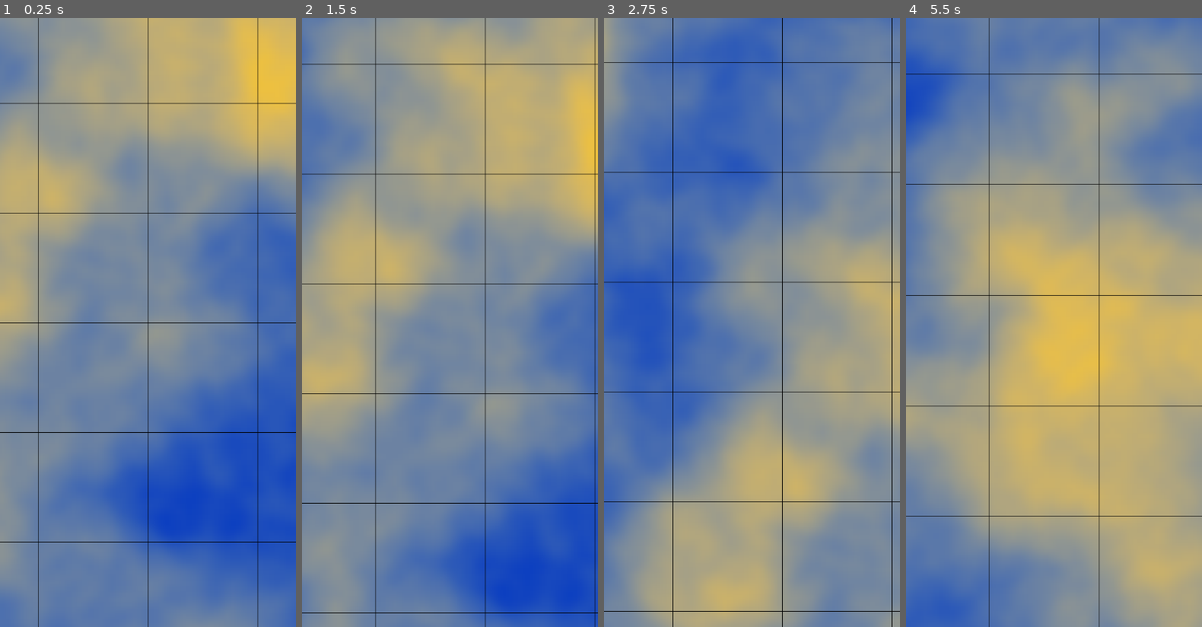
Above: before the commit, frames 1-4 (left to right).
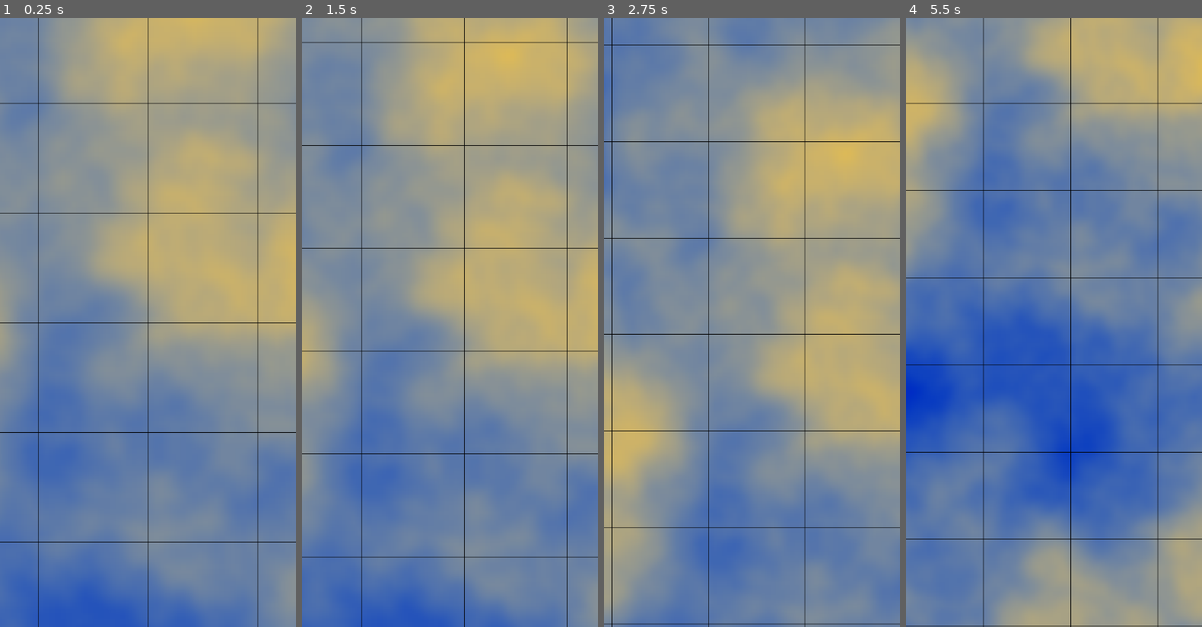
Above: after the commit, the same moments.

Repository: JRF63/godot-shader-lines
Game: Godot game, scene res://main.tscn
The game is run twice, just before and just after one commit, with the same random seed, the same clock (stepped at 60 frames per second) and the same inputs.
Inputs (mouse positions are in pixels of both pictures, inside the frame that each line leads up to):
- Up to frame 1 (0.25 s): no input
- Up to frame 2 (1.5 s): tap Enter at 0.5 s; move the mouse to (515, 292) at 0.52 s; hold Mouse wheel up (zoom_in) 0.53-1.25 s; click (515, 292) at 0.67 s; tap Mouse wheel down (zoom_out) at 0.8 s; drag from (390, 352) to (435, 444) at 1.27 s
- Up to frame 3 (2.75 s): move the mouse to (781, 188) at 2.02 s; hold Mouse wheel up (zoom_in) from 2.03 s (still down); click (781, 188) at 2.17 s; tap Mouse wheel down (zoom_out) at 2.3 s
- Up to frame 4 (5.5 s): release Mouse wheel up (zoom_in) at 2.75 s; drag from (1039, 444) to (965, 231) at 2.77 s; move the mouse to (1142, 413) at 3.52 s; hold Mouse wheel up (zoom_in) 3.53-4.25 s; click (1142, 413) at 3.67 s; tap Mouse wheel down (zoom_out) at 3.8, 5.3 s; drag from (965, 231) to (1009, 170) at 4.27 s; move the mouse to (1068, 322) at 5.02 s; hold Mouse wheel up (zoom_in) from 5.03 s (still down); click (1068, 322) at 5.17 s

The runs differ from the first frame. In frame 1, 64% of the frame differs, in the area x 0-100%, y 0-100%; in frame 2, 61%; in frame 3, 76%; in frame 4, 83%.

Commit message:
Readme and license

Diff:
--- a/grid.gd
+++ b/grid.gd
@@ -2,7 +2,7 @@
 
 @export var grid_color: Color = Color.BLACK
 @export var line_width: float = 1.0
-@export var cell_width: float = 250.0
+@export var cell_width: float = 20.0
 
 func _ready():
 	material.set_shader_parameter("grid_color", grid_color)
--- a/main.tscn
+++ b/main.tscn
@@ -21,6 +21,8 @@
 colors = PackedColorArray(0, 0, 0.784314, 1, 1, 0.784314, 0, 1)
 
 [sub_resource type="NoiseTexture2D" id="NoiseTexture2D_kkrqv"]
+width = 1024
+height = 1024
 seamless = true
 color_ramp = SubResource("Gradient_xpo10")
 
@@ -35,7 +37,6 @@
 material = SubResource("ShaderMaterial_rvetx")
 texture = SubResource("PlaceholderTexture2D_56llv")
 script = ExtResource("3_ltg6w")
-cell_width = 20.0
 
 [node name="Noise" type="TextureRect" parent="."]
 offset_left = -15000.0
--- a/main_camera.gd
+++ b/main_camera.gd
@@ -1,6 +1,6 @@
 extends Camera2D
 
-@export var zoom_speed: float = 1.0
+@export var zoom_speed: float = 0.25
 @export var zoom_duration: float = 0.2
 
 @export var min_zoom: float = 0.5
@@ -15,11 +15,11 @@
 	zoom = Vector2(zoom_level, zoom_level)
 
 func zoom_in(amount: float):
-	zoom_level += amount
+	zoom_level += amount * zoom_level
 	var tween = get_tree().create_tween()
 	tween.tween_property(self, "zoom", Vector2(zoom_level, zoom_level), zoom_duration)
 
 func drag_camera(raw_delta: Vector2):
-	var next_position = position + raw_delta * -0.5
+	var next_position = position + raw_delta * -2.0 / zoom_level
 	var tween = get_tree().create_tween()
 	tween.tween_property(self, "position", next_position, 0.1)
Not shown, added: .github/images/godot-shader-lines.png
Not shown, added: LICENSE_APACHE.md
Not shown, added: LICENSE_MIT.md
Not shown, added: README.md
